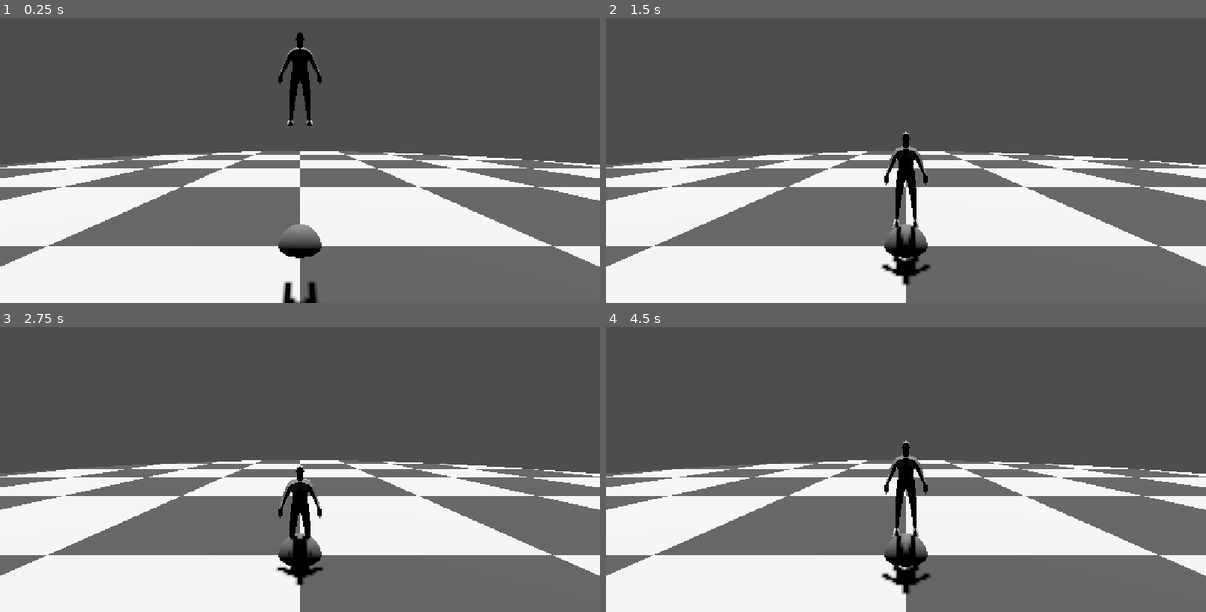
Above: before the commit, frames 1-4 (two rows, left to right).
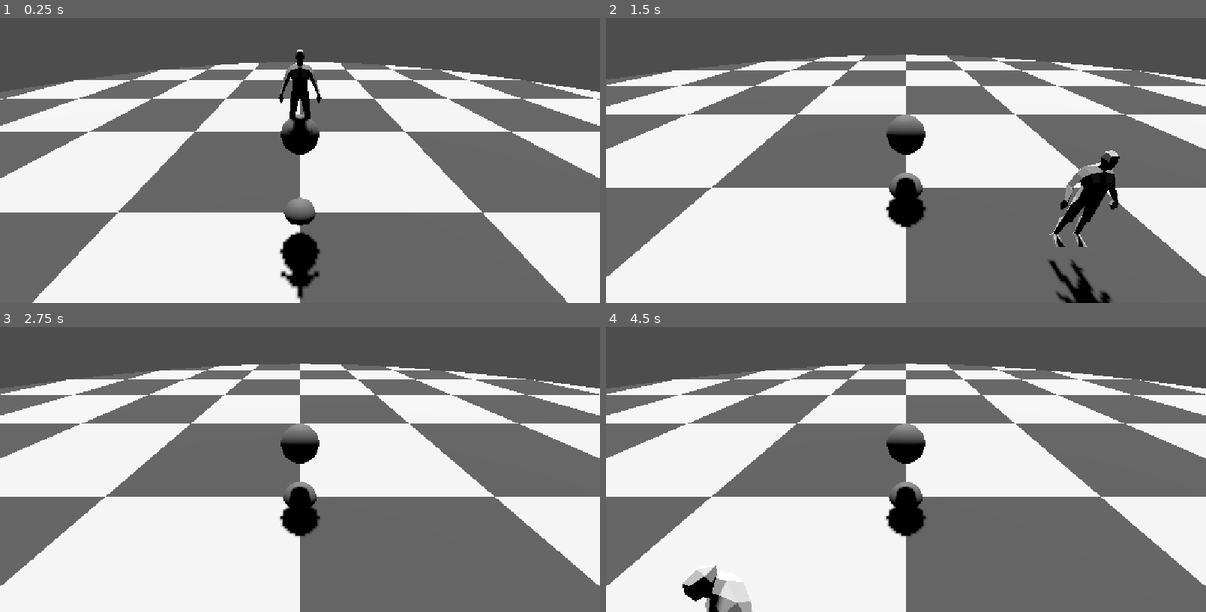
Above: after the commit, the same moments.

Repository: XMNNguyen/Soulslike_Roguelike
Game: Godot game, scene res://Scenes/main.tscn
The game is run twice, just before and just after one commit, with the same random seed, the same clock (stepped at 60 frames per second) and the same inputs.
Inputs (mouse positions are in pixels of both pictures, inside the frame that each line leads up to):
- Up to frame 1 (0.25 s): no input
- Up to frame 2 (1.5 s): move the mouse to (1038, 117) at 0.52 s; hold D (right) 0.53-1.28 s; tap Space (dodge) at 0.6, 1.35 s; move the mouse to (786, 151) at 1.27 s; hold S (backward) from 1.28 s (still down)
- Up to frame 3 (2.75 s): move the mouse to (360, 369) at 2.02 s; release S (backward) at 2.03 s; hold D (right) from 2.03 s (still down); tap Space (dodge) at 2.1 s
- Up to frame 4 (4.5 s): tap Enter at 2.75 s; move the mouse to (876, 512) at 2.77 s; release D (right) at 2.78 s; hold W (forward) 2.78-3.53 s; tap Space (dodge) at 2.85, 3.6, 4.35 s; move the mouse to (1086, 495) at 3.52 s; hold A (left) from 3.53 s (still down); move the mouse to (726, 392) at 4.27 s

The runs differ from the first frame. In frame 1, 51% of the frame differs, in the area x 0-100%, y 4-100%; in frame 2, 57%, in the area x 0-100%, y 12-100%; in frame 3, 55%; in frame 4, 56%.
Error before the commit: Parse Error: Expected expression after "or" operator. (res://Scripts/Entities/Camera/user_camera.gd:42)

Commit message:
fixed bug where manual camera mode is permanant

Diff:
--- a/soulslike-roguelike/Scenes/Entities/Camera/user_camera.tscn
+++ b/soulslike-roguelike/Scenes/Entities/Camera/user_camera.tscn
@@ -4,11 +4,6 @@
 
 [node name="UserCamera" type="Node3D" unique_id=200592742]
 script = ExtResource("1_5isc7")
-sensitivity = null
-tilt_limit = null
-camera_offset = null
-follow_speed = null
-look_speed = null
 
 [node name="CSGSphere3D" type="CSGSphere3D" parent="." unique_id=1160670051]
 
--- a/soulslike-roguelike/Scripts/Entities/Camera/user_camera.gd
+++ b/soulslike-roguelike/Scripts/Entities/Camera/user_camera.gd
@@ -10,11 +10,14 @@
 @export var sensitivity : float = 0.01
 @export var tilt_limit : float = 70.0
 @export var camera_offset : float = 5.0
+@export var max_idle : float = 2.0
 
 @export var follow_speed : float = 60
 @export var look_speed : float = 30.0
 
 var previous_player_position : Vector3
+var mouse_move : bool = false
+var mouse_idle : float = 0.0
 var mode := FREE
 
 # Called when the node enters the scene tree for the first time.
@@ -28,6 +31,20 @@
 
 # Rotate the camera if moving left and right and then lerp camera to player if moving forward and backward
 func _physics_process(delta: float) -> void:
+	# check for mouse idle time and change mode when idle for too long
+	if mouse_move:
+		mouse_idle = 0.0
+		mode = MOVE
+	else:
+		mouse_idle += delta
+
+	mouse_move = false
+
+	if mouse_idle >= max_idle:
+		mode = FREE
+		mouse_move = false
+
+	# handle different camera modes
 	if mode == FREE:
 		free_move(delta)
 	elif mode == MOVE:
@@ -38,10 +55,8 @@
 
 func _input(event: InputEvent) -> void:
 	if event is InputEventMouseMotion:
-		mode = MOVE
-	elif:
-		mode = FREE
-
+		mouse_idle = 0.0
+		mouse_move = true
 
 func get_camera() -> Camera3D:
 	return camera
